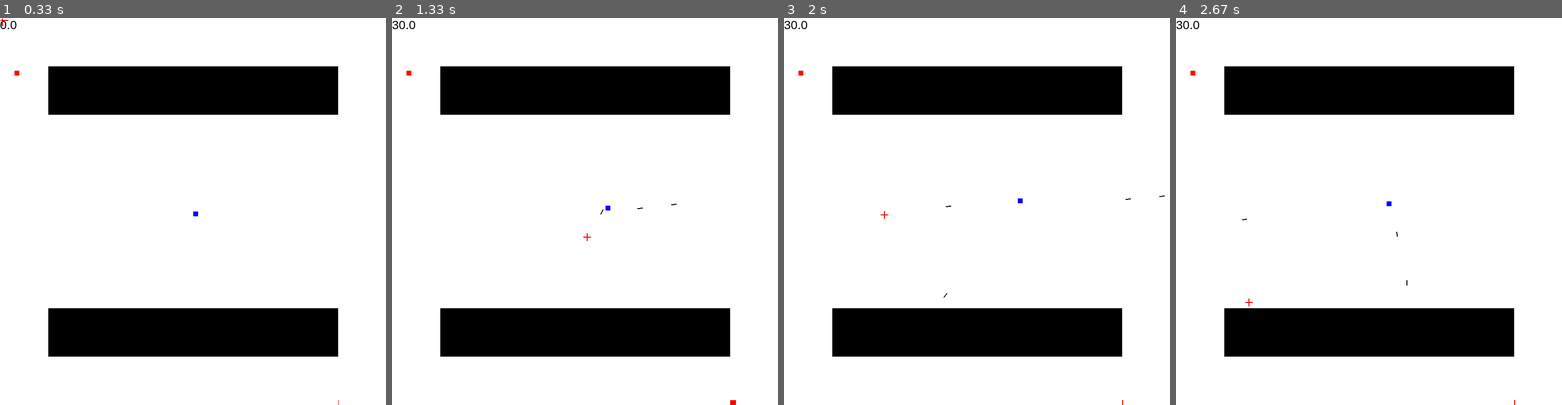
Above: before the commit, frames 1-4 (left to right).
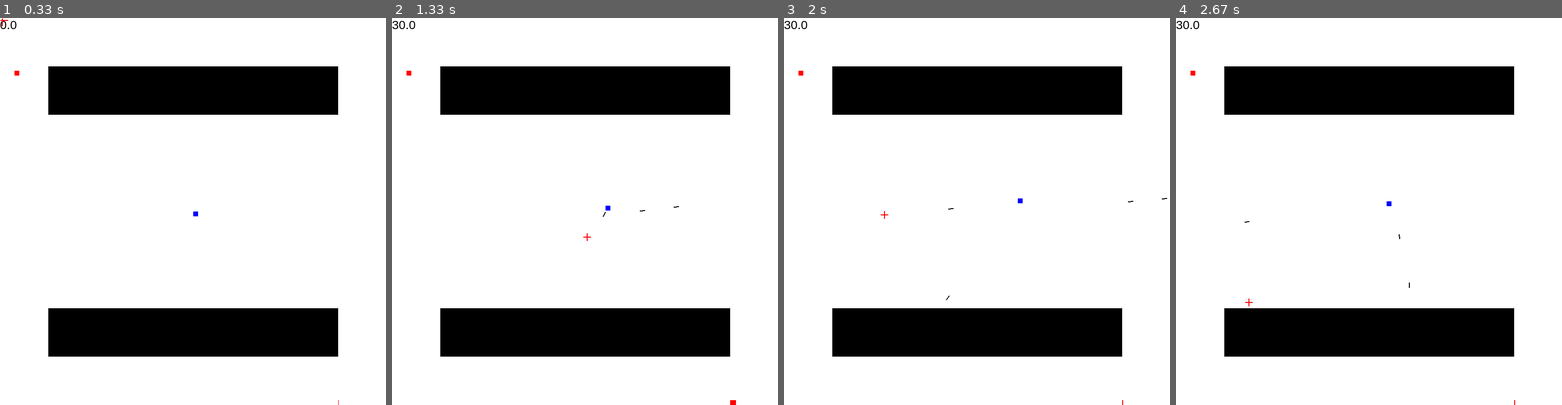
Above: after the commit, the same moments.

Repository: zwang20/Chaos
Game: pygame game, started from chaos.py
Two runs of this game, one before a commit and one after it. Both use one fixed random seed, a clock stepped at 60 frames per second and the inputs below.
Inputs (mouse positions are in pixels of both pictures, inside the frame that each line leads up to):
- Up to frame 1 (0.33 s): no input
- Up to frame 2 (1.33 s): tap Space at 0.33, 0.73, 1.03, 1.23 s; hold D 0.67-1.13 s; move the mouse to (708, 199) at 0.7 s; hold W from 1.17 s (still down); move the mouse to (588, 238) at 1.2 s
- Up to frame 3 (2 s): release W at 1.47 s; hold D 1.5-1.97 s; move the mouse to (884, 215) at 1.53 s; tap Space at 1.57, 1.87 s
- Up to frame 4 (2.67 s): hold A 2-2.53 s; move the mouse to (1407, 296) at 2.03 s; tap Space at 2.07, 2.37, 2.63 s; hold S from 2.57 s (still down); move the mouse to (1249, 304) at 2.6 s

Frame 1 is identical in both runs. In frame 2, less than 0.1% of the frame differs, in the area x 53-75%, y 48-52%; in frame 3, less than 0.1%, in the area x 41-100%, y 45-73%; in frame 4, less than 0.1%.

Commit message:
Changed so bullets shoot center of player

Diff:
--- a/chaos.py
+++ b/chaos.py
@@ -238,7 +238,7 @@
             # Fire
             if fire and cooldown < 100 and cooldown%4 == 0:
 
-                Bullet(player.x, player.y, (mouse_pos[0]-player.x)/temp, (mouse_pos[1]-player.y)/temp)
+                Bullet((player.x+Player.width/2), (player.y+player.height/2), (mouse_pos[0]-player.x)/temp, (mouse_pos[1]-player.y)/temp)
                 cooldown +=10
 
         # end temp
